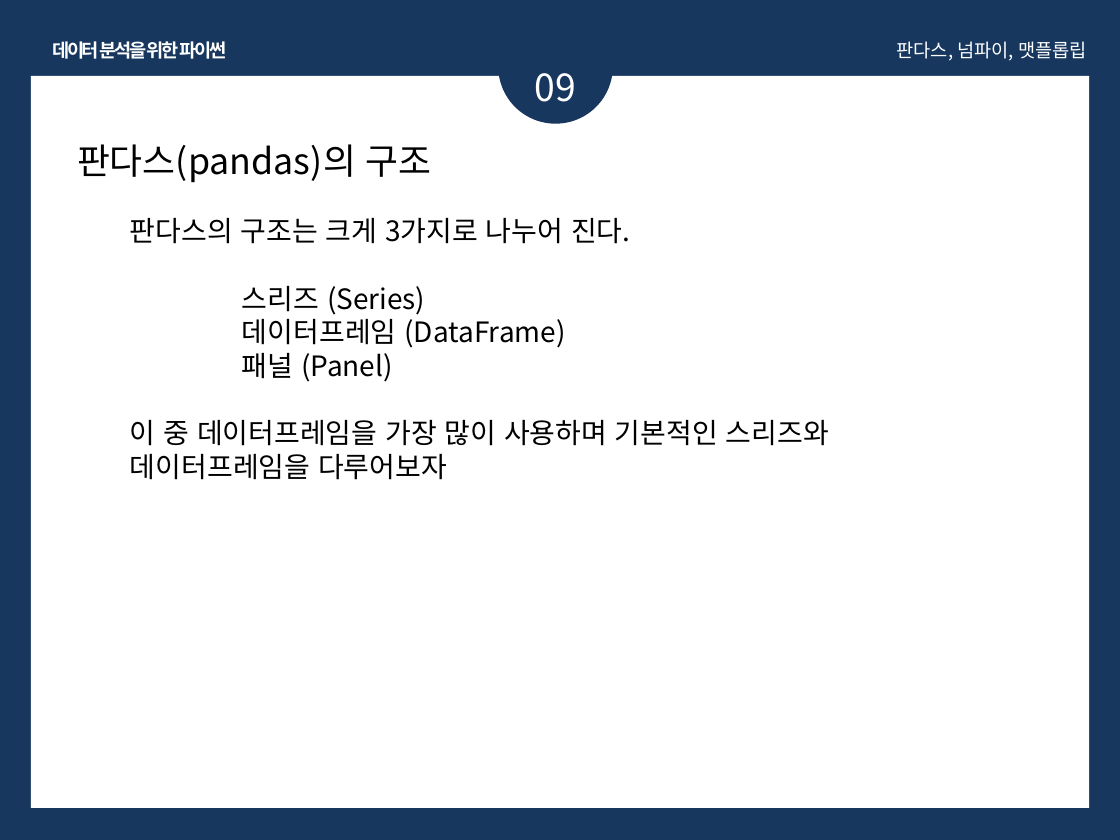
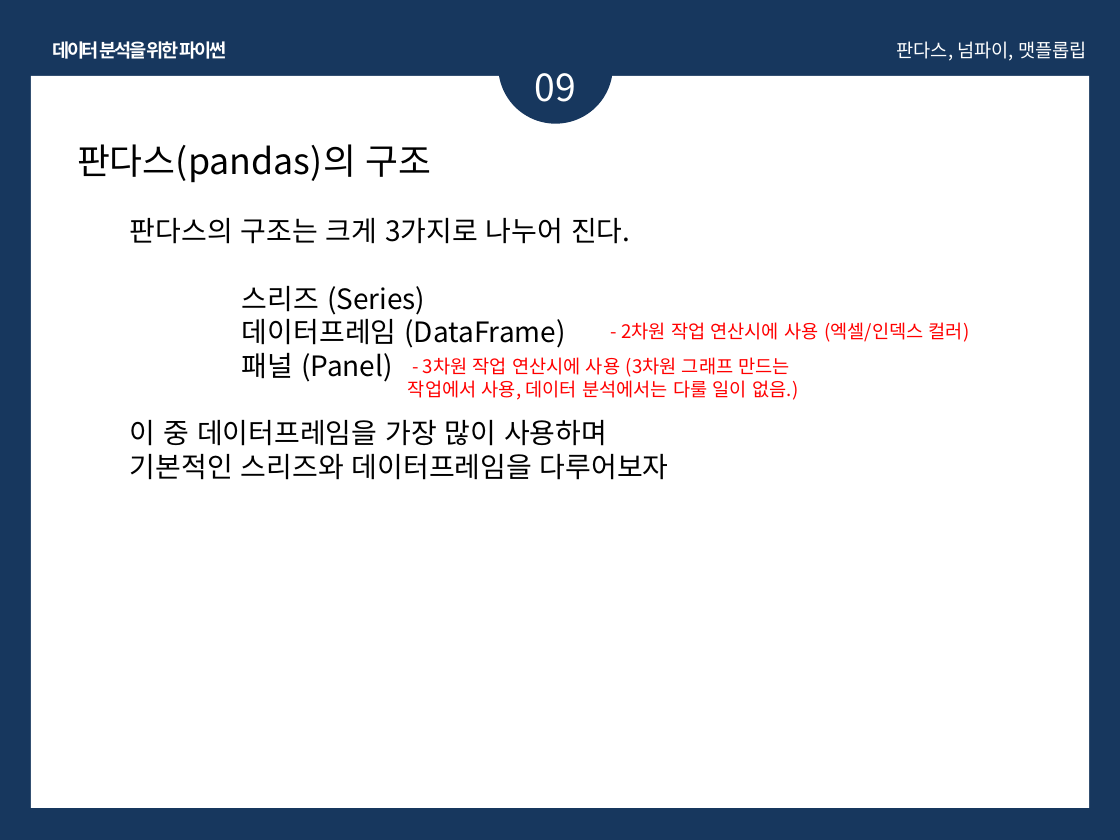
Before and after one commit to olA1ol/learning_data, a slide deck: slide 100 of 교안/python.pptx. Drawn at 1120x840 pixels with LibreOffice and Linux fonts; fonts in the diff are those of the drawing. Boxes give left, top, right and bottom in pixels: in the first picture for what was removed or moved away, otherwise in the second. Text is boxed around its words. In the diff, an @@ line names an element or a change of style, - is before the commit and + after.

```diff
--- a/교안/python.pptx
+++ b/교안/python.pptx
@@ text added at <box>621,322,970,342</box>, 12 pt, text #FF0000 @@
+- 2차원 작업 연산시에 사용 (엑셀/인덱스 컬러)
@@ text added at <box>408,357,798,400</box>, 12 pt, text #FF0000 @@
+- 3차원 작업 연산시에 사용 (3차원 그래프 만드는 작업에서 사용, 데이터 분석에서는 다룰 일이 없음.)
@@ text at <box>130,420,669,480</box>: text changed @@
-이 중 데이터프레임을 가장 많이 사용하며 기본적인 스리즈와 데이터프레임을 다루어보자
+이 중 데이터프레임을 가장 많이 사용하며
+기본적인 스리즈와 데이터프레임을 다루어보자
```
Also in this commit, not shown: 11 other slides changed, 4 other files.
